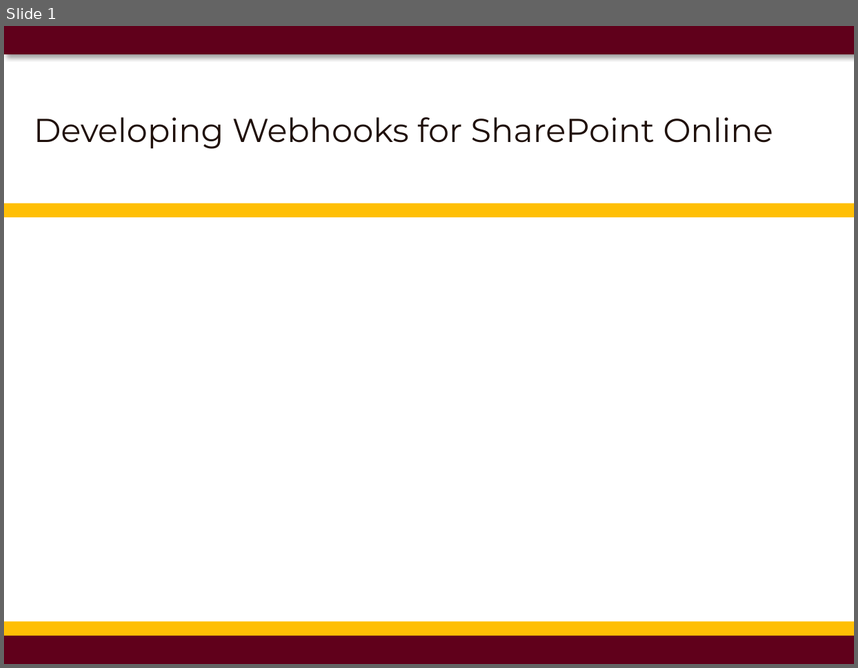
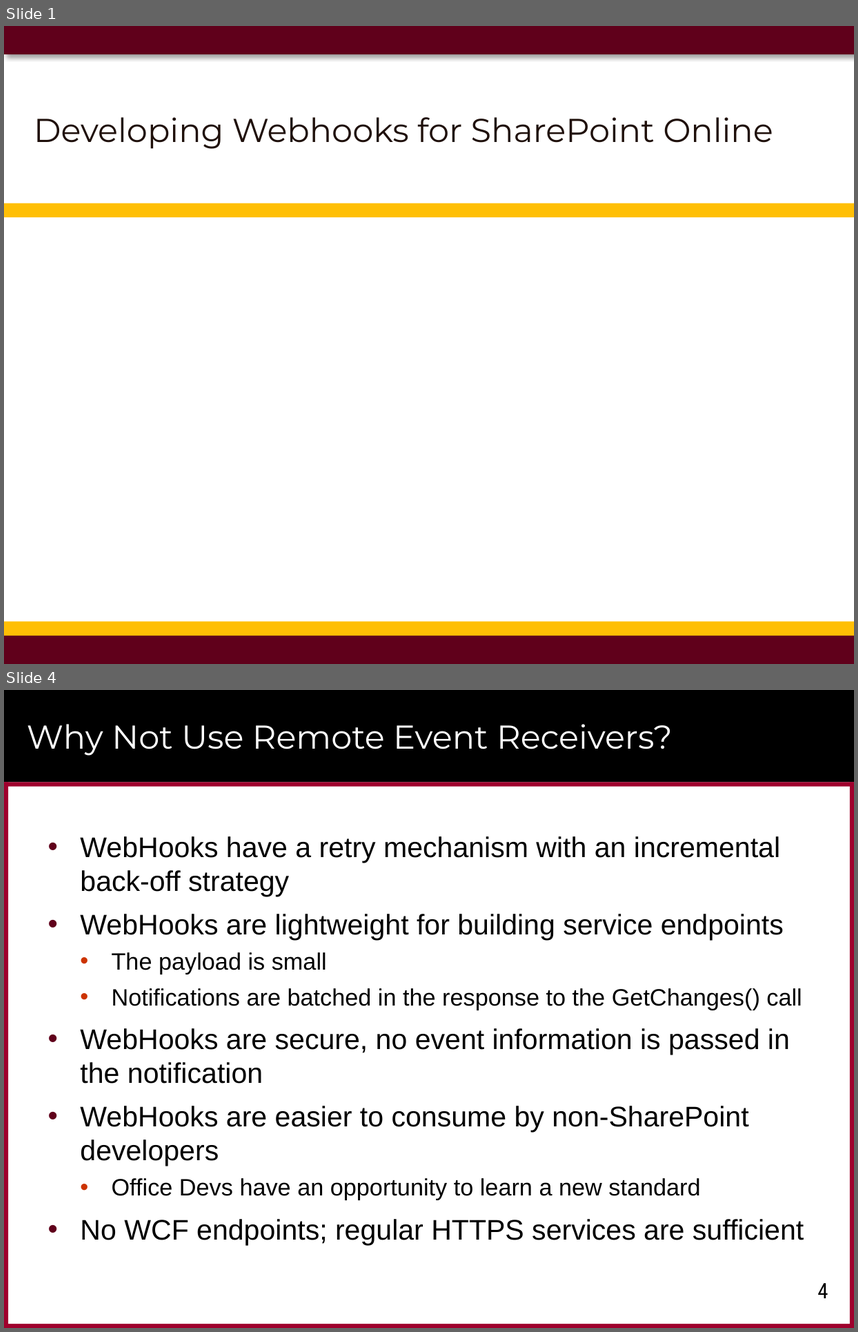
Before and after one commit to CriticalPathTraining/MSD365_Courseware, a slide deck: 12 WebHooks.pptx. Shown one above the other, each under a label of ours: slide 1 before the commit, slides 1 and 4 after it; the slides between them are not shown. The pictures are 858x668 and 858x1332 pixels, drawn with LibreOffice and Linux fonts; fonts in the diff are those of the drawing; background and template pictures are left out. Boxes give left, top, right and bottom in pixels: in the first picture for what was removed or moved away, otherwise in the second. Text is boxed around its words. In the diff, an @@ line names an element or a change of style, - is before the commit and + after.

```diff
--- a/12 WebHooks.pptx
+++ b/12 WebHooks.pptx
@@ slide 4 added at (4, 690, 854, 1328), background #FFFFFF @@
@@ rectangle added at (4, 690, 854, 782), fill #000000 @@
@@ title added at (27, 724, 673, 756), 28 pt, text #FFFFFF @@
+Why Not Use Remote Event Receivers?
@@ rectangle added at (4, 782, 854, 786), fill #9F002D @@
@@ rectangle added at (4, 782, 8, 1328), fill #9F002D @@
@@ rectangle added at (850, 782, 854, 1328), fill #9F002D @@
@@ text added at (80, 836, 804, 1245), 24 pt, text #000000 @@
+• WebHooks have a retry mechanism with an incremental back-off strategy
+• WebHooks are lightweight for building service endpoints
+  • The payload is small
+  • Notifications are batched in the response to the GetChanges() call
+• WebHooks are secure, no event information is passed in the notification
+• WebHooks are easier to consume by non-SharePoint developers
+  • Office Devs have an opportunity to learn a new standard
+• No WCF endpoints; regular HTTPS services are sufficient
@@ rectangle added at (805, 1283, 838, 1314), fill #FFFFFF at 75% opacity @@
@@ page number added at (818, 1283, 828, 1298), 18 pt, text #000000 @@
+4
@@ rectangle added at (4, 1323, 854, 1328), fill #9F002D @@
```
Also in this commit, not shown: 21 other slides added, 1 slide removed, 10 other files.
